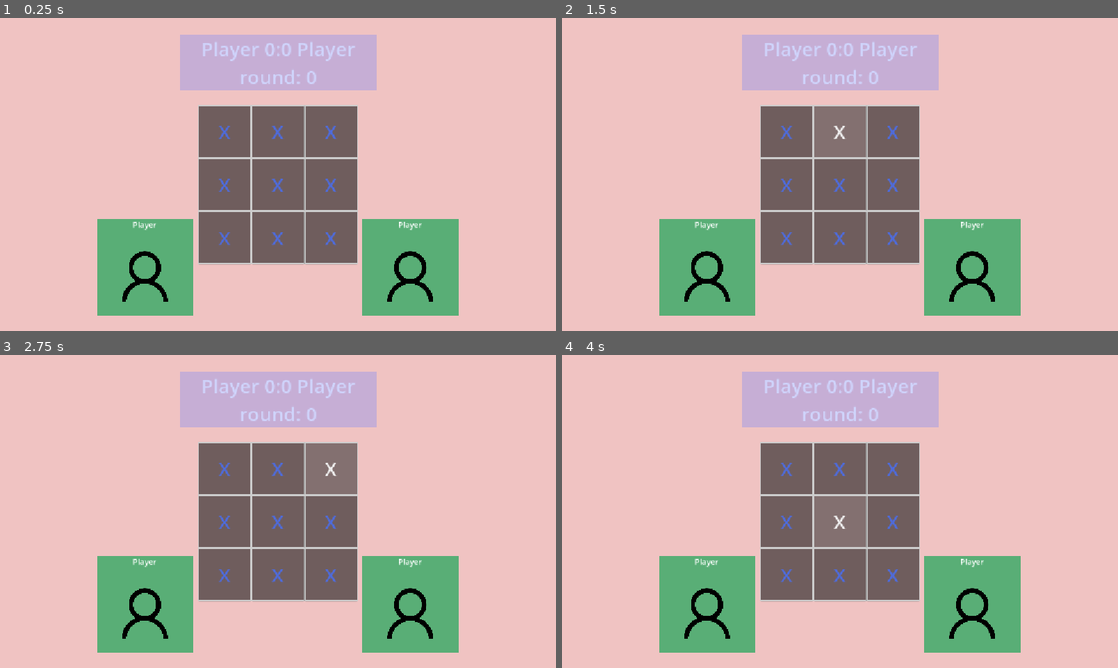
Above: before the commit, frames 1-4 (two rows, left to right).
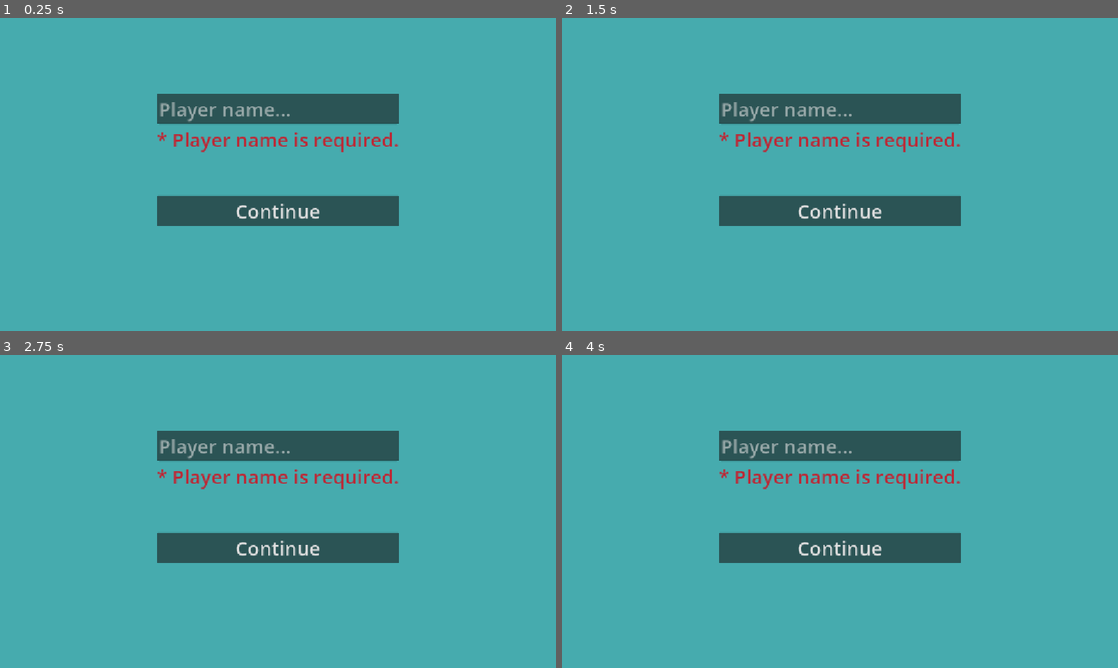
Above: after the commit, the same moments.

Repository: vlado-github/BoredGames
Game: Godot game, scene res://Scenes/player_name.tscn
The game is run twice, just before and just after one commit, with the same random seed, the same clock (stepped at 60 frames per second) and the same inputs. Before the commit the project starts from res://Scenes/main.tscn.
Inputs (mouse positions are in pixels of both pictures, inside the frame that each line leads up to):
- Up to frame 1 (0.25 s): no input
- Up to frame 2 (1.5 s): click (784, 130) at 0.5 s, where only the run before the commit has a clickable "X"; click (840, 130) at 1.25 s, where only the run before the commit has a clickable "X"
- Up to frame 3 (2.75 s): click (333, 467) at 2 s, where only the run before the commit has a clickable "X"
- Up to frame 4 (4 s): click (784, 520) at 2.75 s, where only the run before the commit has a clickable "X"; click (840, 520) at 3.5 s, where only the run before the commit has a clickable "X"

The runs differ from the first frame. In frame 1, 100% of the frame differs, in the area x 0-100%, y 0-100%; in frame 2, 100%; in frame 3, 100%; in frame 4, 100%.

Commit message:
menu dialogs added

Diff:
--- /dev/null
+++ b/BoredGames.Client/BoredGames.Titles/TicTacToe/Scenes/custom_game.tscn
@@ -0,0 +1,75 @@
+[gd_scene format=3 uid="uid://blj2j3v8u5umd"]
+
+[sub_resource type="StyleBoxFlat" id="StyleBoxFlat_6kiqs"]
+bg_color = Color(0.27450982, 0.67058825, 0.68235296, 1)
+
+[node name="CustomGame" type="Control" unique_id=1017346043]
+layout_mode = 3
+anchors_preset = 15
+anchor_right = 1.0
+anchor_bottom = 1.0
+grow_horizontal = 2
+grow_vertical = 2
+metadata/_edit_use_anchors_ = true
+
+[node name="Background" type="Panel" parent="." unique_id=1898553373]
+layout_mode = 1
+anchors_preset = 15
+anchor_right = 1.0
+anchor_bottom = 1.0
+grow_horizontal = 2
+grow_vertical = 2
+theme_override_styles/panel = SubResource("StyleBoxFlat_6kiqs")
+metadata/_edit_use_anchors_ = true
+
+[node name="Stack" type="VBoxContainer" parent="." unique_id=1498511413]
+layout_mode = 1
+anchors_preset = -1
+anchor_left = 0.17751735
+anchor_top = 0.44212964
+anchor_right = 0.82248265
+anchor_bottom = 0.5578704
+grow_horizontal = 2
+grow_vertical = 2
+theme_override_constants/separation = 50
+metadata/_edit_use_anchors_ = true
+
+[node name="RequiredWinsLabel" type="Label" parent="Stack" unique_id=1788054214]
+layout_mode = 2
+theme_override_font_sizes/font_size = 40
+text = "Required number of consequtive wins:"
+
+[node name="RequiredWins" type="HSlider" parent="Stack" unique_id=299575095]
+layout_mode = 2
+min_value = 1.0
+max_value = 5.0
+value = 1.0
+ticks_on_borders = true
+
+[node name="RequiredWinsNumber" type="Label" parent="Stack" unique_id=1925247621]
+layout_mode = 2
+size_flags_horizontal = 4
+theme_override_font_sizes/font_size = 40
+text = "1"
+
+[node name="GridContainer" type="GridContainer" parent="Stack" unique_id=2120433174]
+layout_mode = 2
+size_flags_horizontal = 4
+size_flags_vertical = 4
+theme_override_constants/h_separation = 100
+theme_override_constants/v_separation = 50
+columns = 2
+
+[node name="BackButton" type="Button" parent="Stack/GridContainer" unique_id=1396589687]
+custom_minimum_size = Vector2(300, 100)
+layout_mode = 2
+size_flags_horizontal = 3
+theme_override_font_sizes/font_size = 40
+text = "Back"
+
+[node name="PlayButton" type="Button" parent="Stack/GridContainer" unique_id=1970951398]
+custom_minimum_size = Vector2(300, 100)
+layout_mode = 2
+size_flags_horizontal = 3
+theme_override_font_sizes/font_size = 40
+text = "Play"
--- a/BoredGames.Client/BoredGames.Titles/TicTacToe/Scenes/main.tscn
+++ b/BoredGames.Client/BoredGames.Titles/TicTacToe/Scenes/main.tscn
@@ -23,67 +23,64 @@
 color = Color(0.9423667, 0.76321965, 0.7593419, 1)
 metadata/_edit_use_anchors_ = true
 
-[node name="Cells" type="GridContainer" parent="." unique_id=1616635334]
+[node name="Stack" type="VBoxContainer" parent="." unique_id=1104892980]
 layout_mode = 1
-anchors_preset = 15
-anchor_right = 1.0
-anchor_bottom = 1.0
-offset_left = 411.0
-offset_top = 180.0
-offset_right = -411.0
-offset_bottom = -138.0
+anchors_preset = -1
+anchor_left = 0.1796875
+anchor_top = 0.1550926
+anchor_right = 0.8203125
+anchor_bottom = 0.8449074
 grow_horizontal = 2
 grow_vertical = 2
+theme_override_constants/separation = 50
+metadata/_edit_use_anchors_ = true
+
+[node name="Score" parent="Stack" unique_id=306327799 instance=ExtResource("2_8gbba")]
+layout_mode = 2
+size_flags_horizontal = 3
+
+[node name="Columns" type="GridContainer" parent="Stack" unique_id=590359161]
+layout_mode = 2
+columns = 3
+metadata/_edit_use_anchors_ = true
+
+[node name="Opponent" parent="Stack/Columns" unique_id=98271484 instance=ExtResource("3_jjvhh")]
+layout_mode = 2
+
+[node name="Cells" type="GridContainer" parent="Stack/Columns" unique_id=1616635334]
+layout_mode = 2
 theme_override_constants/h_separation = 0
 theme_override_constants/v_separation = 0
 columns = 3
 
-[node name="cell-0" parent="Cells" unique_id=1194264578 instance=ExtResource("1_jjgbg")]
+[node name="cell-0" parent="Stack/Columns/Cells" unique_id=1194264578 instance=ExtResource("1_jjgbg")]
 layout_mode = 2
 size_flags_horizontal = 4
 size_flags_vertical = 4
 
-[node name="cell-1" parent="Cells" unique_id=1660365854 instance=ExtResource("1_jjgbg")]
+[node name="cell-1" parent="Stack/Columns/Cells" unique_id=1660365854 instance=ExtResource("1_jjgbg")]
 layout_mode = 2
 
-[node name="cell-2" parent="Cells" unique_id=284567398 instance=ExtResource("1_jjgbg")]
+[node name="cell-2" parent="Stack/Columns/Cells" unique_id=284567398 instance=ExtResource("1_jjgbg")]
 layout_mode = 2
 
-[node name="cell-3" parent="Cells" unique_id=1927915072 instance=ExtResource("1_jjgbg")]
+[node name="cell-3" parent="Stack/Columns/Cells" unique_id=1927915072 instance=ExtResource("1_jjgbg")]
 layout_mode = 2
 
-[node name="cell-4" parent="Cells" unique_id=1529004238 instance=ExtResource("1_jjgbg")]
+[node name="cell-4" parent="Stack/Columns/Cells" unique_id=1529004238 instance=ExtResource("1_jjgbg")]
 layout_mode = 2
 
-[node name="cell-5" parent="Cells" unique_id=208529991 instance=ExtResource("1_jjgbg")]
+[node name="cell-5" parent="Stack/Columns/Cells" unique_id=208529991 instance=ExtResource("1_jjgbg")]
 layout_mode = 2
 
-[node name="cell-6" parent="Cells" unique_id=346187548 instance=ExtResource("1_jjgbg")]
+[node name="cell-6" parent="Stack/Columns/Cells" unique_id=346187548 instance=ExtResource("1_jjgbg")]
 layout_mode = 2
 
-[node name="cell-7" parent="Cells" unique_id=683604615 instance=ExtResource("1_jjgbg")]
+[node name="cell-7" parent="Stack/Columns/Cells" unique_id=683604615 instance=ExtResource("1_jjgbg")]
 layout_mode = 2
 
-[node name="cell-8" parent="Cells" unique_id=1552733322 instance=ExtResource("1_jjgbg")]
+[node name="cell-8" parent="Stack/Columns/Cells" unique_id=1552733322 instance=ExtResource("1_jjgbg")]
 layout_mode = 2
 
-[node name="Score" parent="." unique_id=306327799 instance=ExtResource("2_8gbba")]
-layout_mode = 0
-offset_left = 372.0
-offset_top = 36.0
-offset_right = 782.0
-offset_bottom = 149.0
-
-[node name="Player" parent="." unique_id=2037425 instance=ExtResource("3_jjvhh")]
-layout_mode = 0
-offset_left = 750.0
-offset_top = 416.0
-offset_right = 950.0
-offset_bottom = 616.0
-
-[node name="Opponent" parent="." unique_id=98271484 instance=ExtResource("3_jjvhh")]
-layout_mode = 0
-offset_left = 200.0
-offset_top = 416.0
-offset_right = 400.0
-offset_bottom = 616.0
+[node name="Player" parent="Stack/Columns" unique_id=2037425 instance=ExtResource("3_jjvhh")]
+layout_mode = 2
--- /dev/null
+++ b/BoredGames.Client/BoredGames.Titles/TicTacToe/Scenes/menu.tscn
@@ -0,0 +1,50 @@
+[gd_scene format=3 uid="uid://b6ae1lljjvc4h"]
+
+[sub_resource type="StyleBoxFlat" id="StyleBoxFlat_u4yt8"]
+bg_color = Color(0.27378932, 0.6690744, 0.68388146, 1)
+
+[node name="Menu" type="Control" unique_id=1259712889]
+layout_mode = 3
+anchors_preset = 15
+anchor_right = 1.0
+anchor_bottom = 1.0
+grow_horizontal = 2
+grow_vertical = 2
+
+[node name="Background" type="Panel" parent="." unique_id=433286812]
+layout_mode = 1
+anchors_preset = 15
+anchor_right = 1.0
+anchor_bottom = 1.0
+grow_horizontal = 2
+grow_vertical = 2
+theme_override_styles/panel = SubResource("StyleBoxFlat_u4yt8")
+metadata/_edit_use_anchors_ = true
+
+[node name="Stack" type="VBoxContainer" parent="." unique_id=944179817]
+layout_mode = 1
+anchors_preset = -1
+anchor_left = 0.3780382
+anchor_top = 0.39969134
+anchor_right = 0.62196183
+anchor_bottom = 0.60030866
+offset_top = -48.0
+offset_right = 19.0
+offset_bottom = 122.0
+grow_horizontal = 2
+grow_vertical = 2
+theme_override_constants/separation = 100
+metadata/_edit_use_anchors_ = true
+
+[node name="QuickPlay" type="Button" parent="Stack" unique_id=1168664916]
+layout_mode = 2
+theme_override_colors/font_color = Color(0.875, 0.875, 0.875, 1)
+theme_override_font_sizes/font_size = 40
+text = "Quick Play"
+
+[node name="CustomGame" type="Button" parent="Stack" unique_id=1123084251]
+layout_mode = 2
+theme_override_colors/font_color = Color(0.875, 0.875, 0.875, 1)
+theme_override_font_sizes/font_size = 40
+text = "Custom Game
+"
--- a/BoredGames.Client/BoredGames.Titles/TicTacToe/Scenes/player.tscn
+++ b/BoredGames.Client/BoredGames.Titles/TicTacToe/Scenes/player.tscn
@@ -20,6 +20,7 @@
 grow_horizontal = 2
 accessibility_name = "username"
 accessibility_description = "player's username"
+theme_override_font_sizes/font_size = 40
 text = "Player"
 horizontal_alignment = 1
 metadata/_edit_use_anchors_ = true
--- /dev/null
+++ b/BoredGames.Client/BoredGames.Titles/TicTacToe/Scenes/player_name.tscn
@@ -0,0 +1,45 @@
+[gd_scene format=3 uid="uid://bc0uwoxihqnhp"]
+
+[ext_resource type="PackedScene" uid="uid://cs2rtyj6fmuji" path="res://Scenes/player_name_input.tscn" id="1_dqt5q"]
+
+[sub_resource type="StyleBoxFlat" id="StyleBoxFlat_iox2c"]
+bg_color = Color(0.27450982, 0.67058825, 0.68235296, 1)
+
+[node name="PlayerName" type="Control" unique_id=2023930115]
+layout_mode = 3
+anchors_preset = 15
+anchor_right = 1.0
+anchor_bottom = 1.0
+grow_horizontal = 2
+grow_vertical = 2
+metadata/_edit_use_anchors_ = true
+
+[node name="Background" type="Panel" parent="." unique_id=1994407051]
+layout_mode = 1
+anchors_preset = 15
+anchor_right = 1.0
+anchor_bottom = 1.0
+grow_horizontal = 2
+grow_vertical = 2
+theme_override_styles/panel = SubResource("StyleBoxFlat_iox2c")
+metadata/_edit_use_anchors_ = true
+
+[node name="Stack" type="VBoxContainer" parent="." unique_id=1774893882]
+layout_mode = 1
+anchors_preset = -1
+anchor_left = 0.28211805
+anchor_top = 0.33641976
+anchor_right = 0.7178819
+anchor_bottom = 0.66512346
+grow_horizontal = 2
+grow_vertical = 2
+theme_override_constants/separation = 150
+metadata/_edit_use_anchors_ = true
+
+[node name="PlayerNameInputControl" parent="Stack" unique_id=1007643415 instance=ExtResource("1_dqt5q")]
+layout_mode = 2
+
+[node name="Button" type="Button" parent="Stack" unique_id=704750375]
+layout_mode = 2
+theme_override_font_sizes/font_size = 40
+text = "Continue"
--- /dev/null
+++ b/BoredGames.Client/BoredGames.Titles/TicTacToe/Scenes/player_name_input.tscn
@@ -0,0 +1,31 @@
+[gd_scene format=3 uid="uid://cs2rtyj6fmuji"]
+
+[node name="PlayerNameInputControl" type="Control" unique_id=1007643415]
+layout_mode = 3
+anchors_preset = 15
+anchor_right = 1.0
+anchor_bottom = 1.0
+grow_horizontal = 2
+grow_vertical = 2
+metadata/_edit_use_anchors_ = true
+
+[node name="Stack" type="VBoxContainer" parent="." unique_id=1235900263]
+layout_mode = 1
+anchors_preset = 15
+anchor_right = 1.0
+anchor_bottom = 1.0
+grow_horizontal = 2
+grow_vertical = 2
+metadata/_edit_use_anchors_ = true
+
+[node name="PlayerNameInput" type="LineEdit" parent="Stack" unique_id=1187305452]
+layout_mode = 2
+theme_override_font_sizes/font_size = 40
+placeholder_text = "Player name..."
+max_length = 150
+
+[node name="ValidationMessage" type="Label" parent="Stack" unique_id=1856724831]
+layout_mode = 2
+theme_override_colors/font_color = Color(0.7526573, 0.14332956, 0.19669637, 1)
+theme_override_font_sizes/font_size = 40
+text = "* Player name is required."
--- a/BoredGames.Client/BoredGames.Titles/TicTacToe/project.godot
+++ b/BoredGames.Client/BoredGames.Titles/TicTacToe/project.godot
@@ -11,7 +11,7 @@
 [application]
 
 config/name="TicTacToe"
-run/main_scene="uid://bma7pldxt7gbb"
+run/main_scene="uid://bc0uwoxihqnhp"
 config/features=PackedStringArray("4.6", "GL Compatibility")
 config/icon="res://icon.svg"
 
